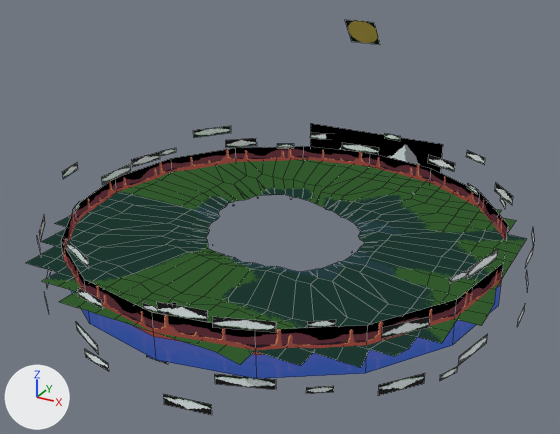
What one commit did to the Blender file samples/golf/mod_kit/skybox.blend.
One viewpoint serves both versions: a camera (50 mm lens) standing at (15.6, -28.9, 15.3) and looking at (-0.3, 0.1, 0.8). The axes (+X, +Y, +Z) are drawn at lower left. The lights are the same throughout. Mesh edges are drawn as thin lines.

Names of what the first picture shows: 'Clouds', 'Hills', 'Horizon_Desert', 'Mountains', 'sun_high'.
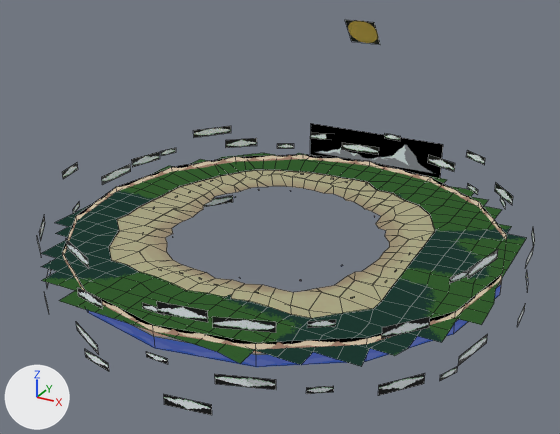
Diff of the bpy script that builds the scene:
```diff
--- a/samples/golf/mod_kit/skybox.blend.py
+++ b/samples/golf/mod_kit/skybox.blend.py
@@ ob_horizon @@
 ob_horizon.location = (0.0, 0.0, 0.0)
-ob_horizon.hide_set(True)
@@ ob_hills @@
 ob_hills.location = (0.0, 0.0, 0.0)
+ob_hills.hide_set(True)
@@ ob_tropical @@
 ob_tropical.location = (0.0, 0.0, 0.0)
-ob_tropical.hide_set(True)
@@ ob_horizon_desert @@
 ob_horizon_desert.location = (0.0, 0.0, 0.0)
+ob_horizon_desert.hide_set(True)
```

Location of each change, (x1, y1, x2, y2) in pixels of the pictures (560 x 434 px):
'Hills', hidden: before (26, 159, 527, 368)
'tropical', shown: after (41, 153, 527, 367)
'Horizon_Desert', hidden: before (61, 146, 508, 379)
'Horizon', shown: after (62, 154, 507, 367)
